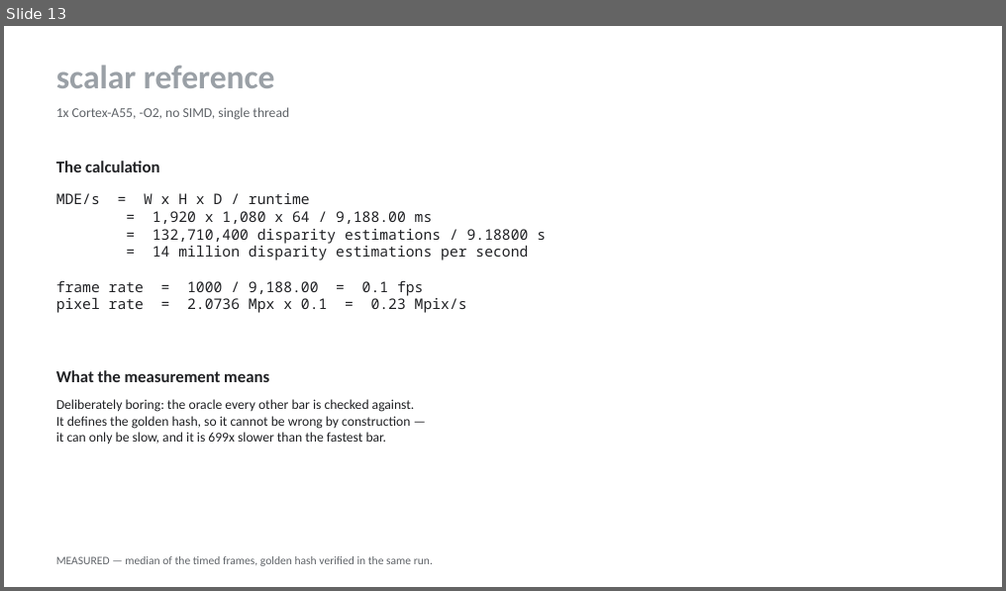
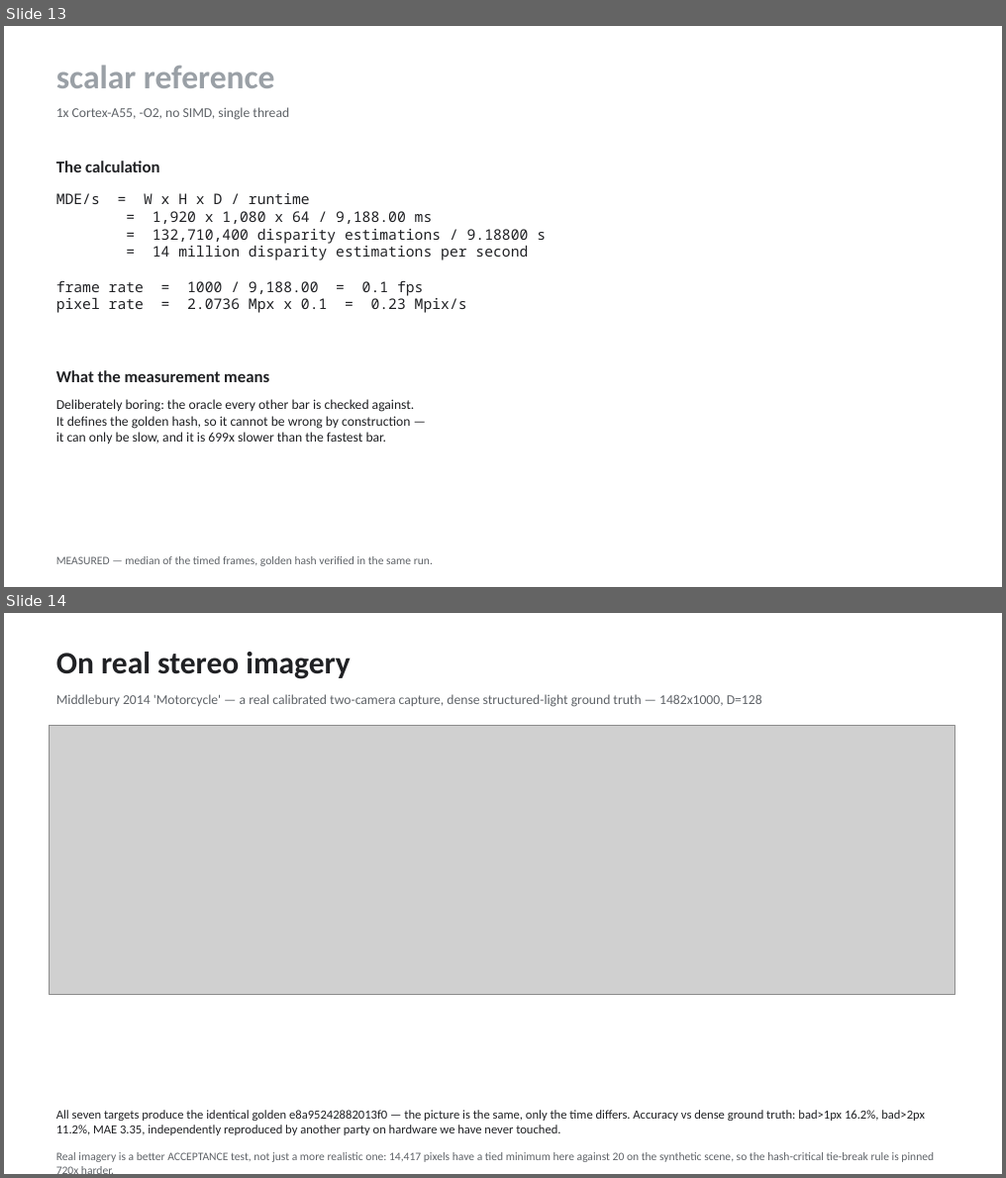
Before and after one commit to kylefoxaustin/sgm-bench, a slide deck: docs/sgm-results.pptx. Shown one above the other, each under a label of ours: slide 13 before the commit, slides 13 and 14 after it. The pictures are 1006x591 and 1006x1178 pixels, drawn with LibreOffice and Linux fonts; fonts in the diff are those of the drawing; grey boxes stand for pictures. Boxes give left, top, right and bottom in pixels: in the first picture for what was removed or moved away, otherwise in the second. Text is boxed around its words. In the diff, an @@ line names an element or a change of style, - is before the commit and + after.

Commit message:
real imagery on all seven targets, a tie-break finding, and a missing guard
SEVEN targets now verified on the real calibrated capture, all producing the
identical golden e8a95242882013f0 at 1482x1000 D=128:

    RTX 5090      3.32 ms  57,137 MDE/s     Mali-G720   296.17    640
    Thor         15.94     11,901           A55 x6      590.50    321
    Orin AGX     23.91      7,934           Mali-G310  2340.17     81
    A720 x8     112.44      1,687

The two Mali targets had never run real imagery; they do now. README and the
deck carry the figures and the panel, which had been lagging the measurements.

⭐ AND REAL IMAGERY IS A BETTER ACCEPTANCE TEST, NOT MERELY A MORE REALISTIC
ONE. Instrumenting the reference to count tied minima:

    synthetic 1920x1080      20 pixels tied  (0.0010%)
    real      1482x1000  14,417 pixels tied  (0.9728%)

"Lowest d wins ties" is hash-critical -- every target must break ties
identically or the hashes diverge on correct implementations -- and it had
been resting on TWENTY pixels. Real imagery pins it 720x harder. That is a
stronger argument for real capture than realism was.

Also closes the SGM_PATHS finding: the CUDA kernel implements four paths and
SGM_PATHS=8 compiled silently, computing four and labelling them eight. This
repo argues elsewhere that a compile-time refusal beats a silently wrong
result and had not applied that to itself. Now #errors, verified to fire while
leaving the normal build clean.

```diff
--- a/docs/sgm-results.pptx
+++ b/docs/sgm-results.pptx
@@ slide 14 added at (4, 613, 1002, 1174), background #FFFFFF @@
@@ text added at (56, 652, 350, 679), 30 pt, text #202124, bold @@
+On real stereo imagery
@@ text added at (56, 694, 762, 707), 13 pt, text #5F6368 @@
+Middlebury 2014 'Motorcycle' — a real calibrated two-camera capture, dense structured-light ground truth — 1482x1000, D=128
@@ picture added at (49, 725, 954, 995) @@
@@ text added at (56, 1110, 925, 1136), 12 pt, text #202124 @@
+All seven targets produce the identical golden e8a95242882013f0 — the picture is the same, only the time differs. Accuracy vs dense ground truth: bad>1px 16.2%, bad>2px 11.2%, MAE 3.35, independently reproduced by another party on hardware we have never touched.
@@ text added at (56, 1153, 934, 1162), 11 pt, text #5F6368 @@
+Real imagery is a better ACCEPTANCE test, not just a more realistic one: 14,417 pixels have a tied minimum here against 20 on the synthetic scene, so the hash-critical tie-break rule is pinned 720x harder.
```
Also in this commit, not shown: 5 other files.
